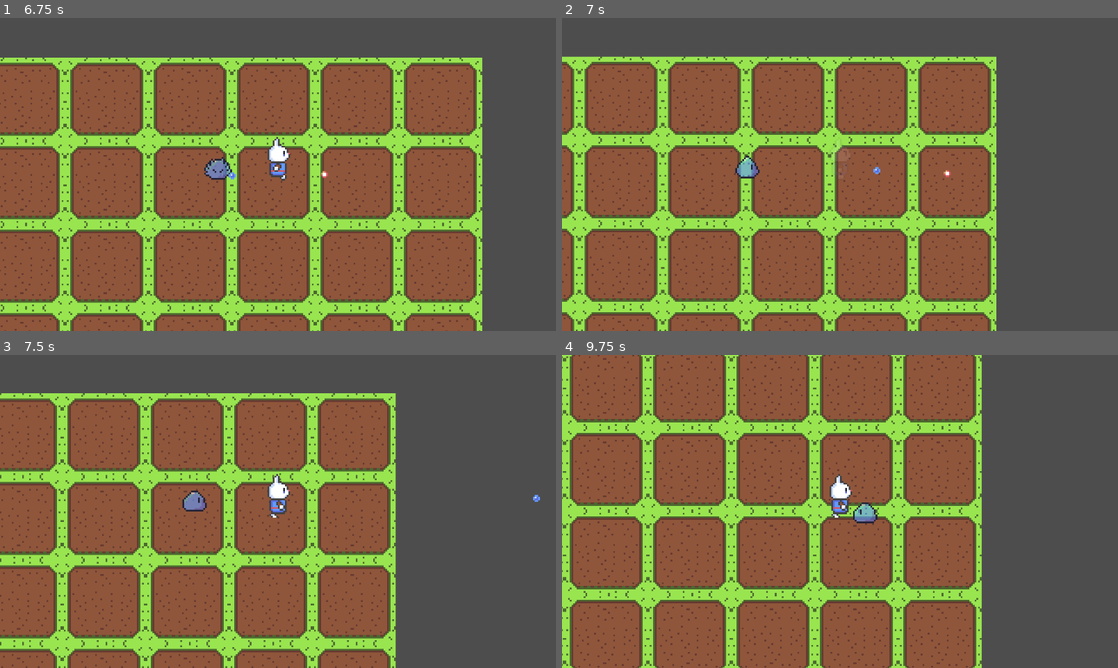
Above: before the commit, frames 1-4 (two rows, left to right).
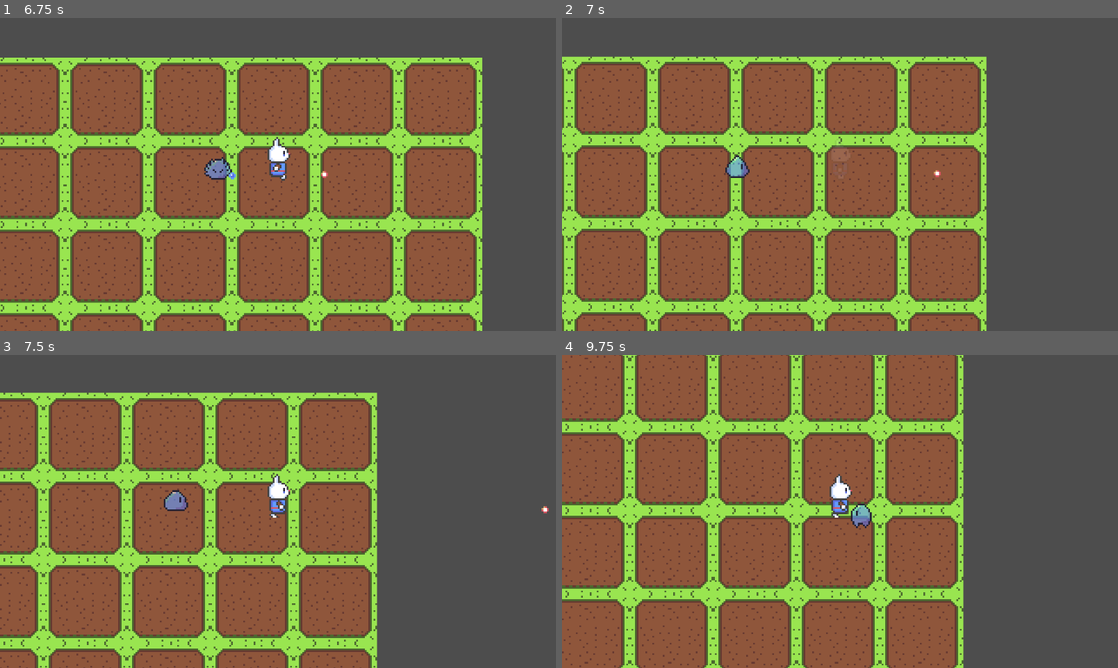
Above: after the commit, the same moments.

Repository: bregre550/bigbeef
Game: Godot game, scene res://Sandbox/01.tscn
Same seed, same stepped clock (60 frames per second), same inputs: the game is played once before the commit and once after it.
Inputs:
- Up to frame 1 (6.75 s): tap Enter at 0.5 s; hold ' (flip strafe) 0.53-1.28 s; hold W (up) 0.53-2.03 s; tap / (strafe) at 0.8, 1.35, 2.3 s; tap ' (flip strafe) at 1.55, 3.05, 4.35, 5.85 s; hold ' (flip strafe) 2.03-2.78 s; hold A (left) 2.03-3.53 s; tap Space (shoot) at 2.85, 6.6 s; hold S (down) 3.53-4.28 s; hold / (strafe) 3.53-4.28 s; hold D (right) 4.28-5.03 s; hold W (up) 5.03-5.78 s; hold / (strafe) 5.03-5.78 s; hold D (right) from 5.78 s (still down); hold / (strafe) from 6.53 s (still down)
- Up to frame 2 (7 s): keep holding D (right); keep holding / (strafe)
- Up to frame 3 (7.5 s): keep holding D (right); release / (strafe) at 7.28 s; tap / (strafe) at 7.35 s
- Up to frame 4 (9.75 s): tap ' (flip strafe) at 7.55, 9.05 s; release D (right) at 8.03 s; hold S (down) 8.03-8.78 s; hold ' (flip strafe) 8.03-8.78 s; tap / (strafe) at 8.3, 8.85 s; hold A (left) 8.78-9.53 s; hold W (up) from 9.53 s (still down); hold ' (flip strafe) from 9.53 s (still down)

Frame 1 is identical in both runs. In frame 2, 26% of the frame differs, in the area x 0-79%, y 12-100%; in frame 3, 28%; in frame 4, 34%, in the area x 0-76%, y 0-100%.

Commit message:
bug fix
i think the stun is fixed. also made it so bullet disappear when you are shot

Diff:
--- a/big-beef/Enemies/slime_ball.tscn
+++ b/big-beef/Enemies/slime_ball.tscn
@@ -1,6 +1,6 @@
 [gd_scene load_steps=6 format=3 uid="uid://clf35hvgl62tj"]
 
-[ext_resource type="Script" uid="uid://4mhxb1rlof4j" path="res://Scripts/bullet.gd" id="1_bhyma"]
+[ext_resource type="Script" uid="uid://bron76fcnaeqi" path="res://Scripts/slime_ball.gd" id="1_ewk54"]
 [ext_resource type="Texture2D" uid="uid://bxd4v8co3n65f" path="res://Assets/slime_bullet.png" id="2_w2yma"]
 [ext_resource type="PackedScene" uid="uid://c1rsof0ibpd8i" path="res://GeneralNodes/hurt_box.tscn" id="3_ewk54"]
 
@@ -13,7 +13,7 @@
 [node name="SlimeBall" type="CharacterBody2D"]
 collision_layer = 0
 collision_mask = 0
-script = ExtResource("1_bhyma")
+script = ExtResource("1_ewk54")
 speed = 300
 
 [node name="Sprite2D" type="Sprite2D" parent="."]
--- a/big-beef/Player/bullet.tscn
+++ b/big-beef/Player/bullet.tscn
@@ -10,6 +10,7 @@
 collision_layer = 0
 collision_mask = 0
 script = ExtResource("1_kxw81")
+speed = null
 
 [node name="Sprite2D" type="Sprite2D" parent="."]
 texture = ExtResource("2_tqmay")
--- a/big-beef/Scripts/bullet.gd
+++ b/big-beef/Scripts/bullet.gd
@@ -1,4 +1,4 @@
-class_name SlimeBall extends CharacterBody2D
+class_name Bullet extends CharacterBody2D
 
 @export var speed : int = 250
 
--- a/big-beef/Scripts/player.gd
+++ b/big-beef/Scripts/player.gd
@@ -10,7 +10,23 @@
 	"idle_left": Vector2.RIGHT,
 	"idle_up_left": Vector2(1, 1),
 	"idle_up": Vector2.DOWN,
-	"idle_up_right": Vector2(-1, 1)
+	"idle_up_right": Vector2(-1, 1),
+	"walk_right": Vector2.LEFT,
+	"walk_down_right": Vector2(-1, -1),
+	"walk_down": Vector2.UP,
+	"walk_down_left": Vector2(1, -1),
+	"walk_left": Vector2.RIGHT,
+	"walk_up_left": Vector2(1, 1),
+	"walk_up": Vector2.DOWN,
+	"walk_up_right": Vector2(-1, 1),
+	"stun_right": Vector2.LEFT,
+	"stun_down_right": Vector2(-1, -1),
+	"stun_down": Vector2.UP,
+	"stun_down_left": Vector2(1, -1),
+	"stun_left": Vector2.RIGHT,
+	"stun_up_left": Vector2(1, 1),
+	"stun_up": Vector2.DOWN,
+	"stun_up_right": Vector2(-1, 1),
 }
 var direction : Vector2 = Vector2.ZERO
 
@@ -51,7 +67,10 @@
 			else:
 				direction *= -1
 				if set_direction():
-					update_animation("walk")
+					if animation.current_animation.contains("stun"):
+						update_animation("stun")
+					else:
+						update_animation("walk")
 			is_strafing = true
 		elif event.is_released() and not Input.is_action_pressed("strafe"):
 			is_strafing = false
--- a/big-beef/Scripts/player_state_machine.gd
+++ b/big-beef/Scripts/player_state_machine.gd
@@ -38,9 +38,14 @@
 func ChangeState( new_state: State) -> void:
 	if new_state == null || new_state == current_state:
 		return
+
 	if current_state:
 		current_state.Exit()
+		#print("Exiting current state:", current_state)
+		#print("Incoming state:", new_state)
+
 
 	prev_state = current_state
 	current_state = new_state
 	current_state.Enter()
+	#print("entering new state:", current_state)
--- a/big-beef/Scripts/slime_ball.gd
+++ b/big-beef/Scripts/slime_ball.gd
@@ -1,9 +1,14 @@
-class_name Bullet extends CharacterBody2D
+class_name SlimeBall extends CharacterBody2D
 
-@export var speed : int = 400
+@onready var hurt_box: HurtBox = $Sprite2D/HurtBox
+
+@export var speed : int = 250
 
 var direction : Vector2 = Vector2.ZERO
 var lifetime : float = 3.0
+
+func _ready() -> void:
+	hurt_box.area_entered.connect(_on_area_entered)
 
 func shoot(new_direction : Vector2) -> void:
 	direction = new_direction
@@ -14,3 +19,6 @@
 	lifetime -= delta
 	if lifetime <= 0:
 		queue_free()
+
+func _on_area_entered(_b) -> void:
+	queue_free()
--- a/big-beef/Scripts/state_stun.gd
+++ b/big-beef/Scripts/state_stun.gd
@@ -1,6 +1,6 @@
 class_name State_Stun extends State
 
-@export var knockback_speed: float = 200.0
+@export var knockback_speed: float = 250.0
 @export var decelerate_speed: float = 5.0
 @export var invulnerable_duration: float = 1.5
 
@@ -15,11 +15,13 @@
 	player.player_damaged.connect(_player_damaged)
 
 func Enter() -> void:
+	#print("entered state stun")
 	player.animation.animation_finished.connect(_animation_finished)
 	player.make_invulnerable(invulnerable_duration)
 	direction = player.global_position.direction_to(hurt_box.global_position)
 	player.velocity = direction * -knockback_speed
 	player.set_direction()
+	#print("playing stun animation")
 	player.update_animation("stun")
 
 	player.effect_animation_player.play("damaged")
@@ -45,4 +47,5 @@
 	state_machine.ChangeState(self)
 
 func _animation_finished(_a: String) -> void:
-	next_state = idle
+	#print("ANIMATION FINISHED")
+	next_state = state_machine.prev_state
